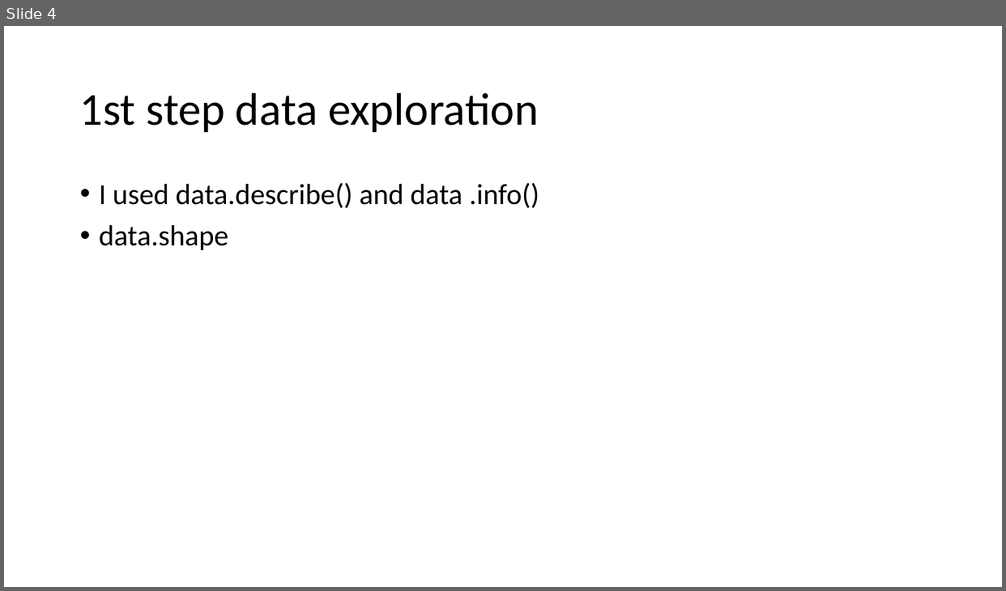
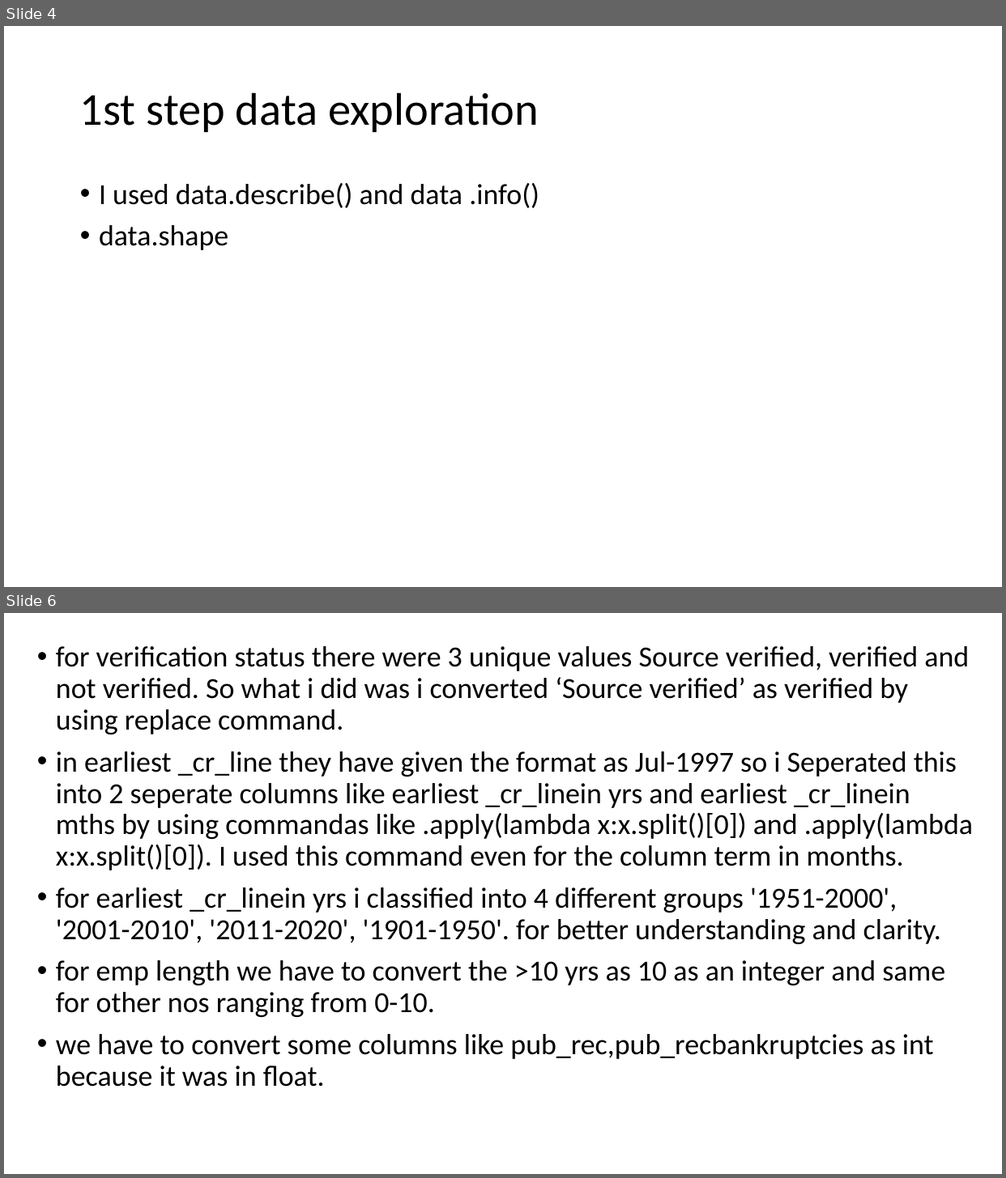
Before and after one commit to adityaravichander45/october-wkshop, a slide deck: Hackathon workshop.pptx. Shown one above the other, each under a label of ours: slide 4 before the commit, slides 4 and 6 after it; the slides between them are not shown. The pictures are 1006x591 and 1006x1178 pixels, drawn with LibreOffice and Linux fonts; fonts in the diff are those of the drawing. Boxes give left, top, right and bottom in pixels: in the first picture for what was removed or moved away, otherwise in the second. Text is boxed around its words. In the diff, an @@ line names an element or a change of style, - is before the commit and + after.

```diff
--- a/Hackathon workshop.pptx
+++ b/Hackathon workshop.pptx
@@ slide 6 added at bbox=[4, 613, 1002, 1174], background #FFFFFF @@
@@ text added at bbox=[56, 646, 973, 1087], 28 pt, text #000000 @@
+• for verification status there were 3 unique values Source verified, verified and not verified. So what i did was i converted ‘Source verified’ as verified by using replace command.
+• in earliest _cr_line they have given the format as Jul-1997 so i Seperated this into 2 seperate columns like earliest _cr_linein yrs and earliest _cr_linein mths by using commandas like .apply(lambda x:x.split()[0]) and .apply(lambda x:x.split()[0]). I used this command even for the column term in months.
+• for earliest _cr_linein yrs i classified into 4 different groups '1951-2000', '2001-2010', '2011-2020', '1901-1950'. for better understanding and clarity.
+• for emp length we have to convert the >10 yrs as 10 as an integer and same for other nos ranging from 0-10.
+• we have to convert some columns like pub_rec,pub_recbankruptcies as int because it was in float.
```
Also in this commit, not shown: 1 slide changed, 2 other slides added.
